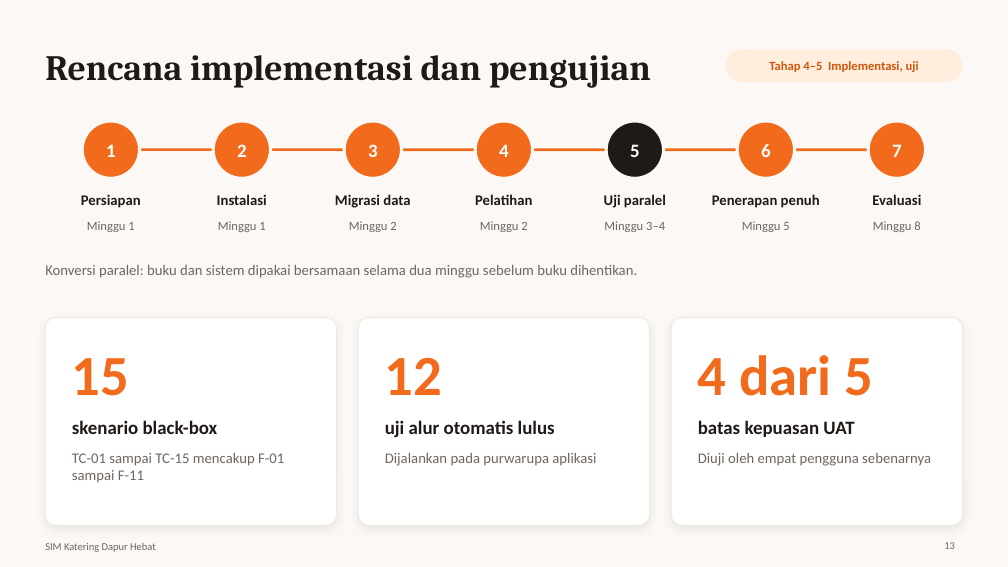
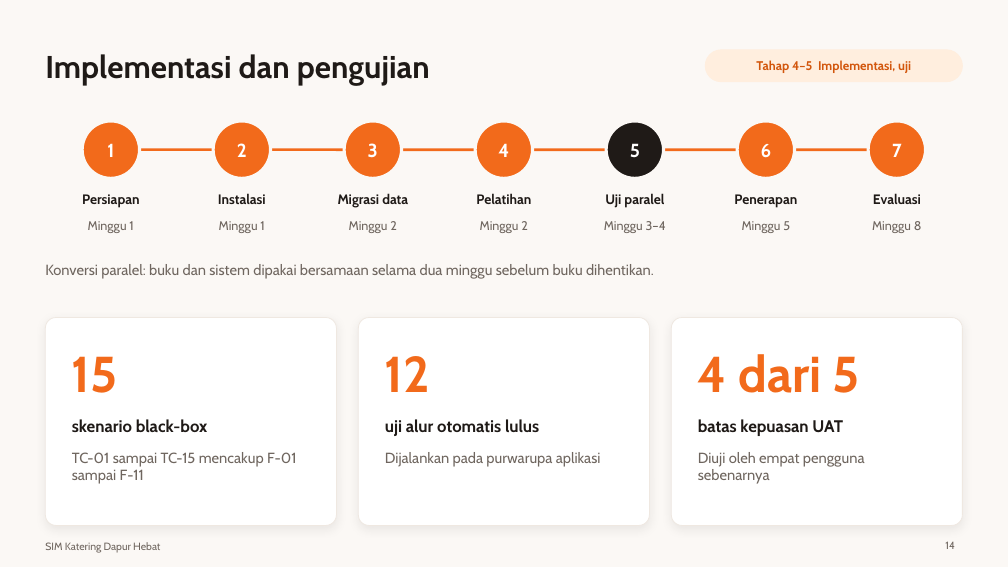
Before and after one commit to koriebruh/sim-katering-dapur-hebat, a slide deck: slide 14 of Presentasi-SIM-Katering-Dapur-Hebat.pptx (slide 13 before the commit). Drawn at 1008x567 pixels with LibreOffice and Linux fonts; fonts in the diff are those of the drawing. Boxes give left, top, right and bottom in pixels: in the first picture for what was removed or moved away, otherwise in the second. Text is boxed around its words. In the diff, an @@ line names an element or a change of style, - is before the commit and + after.

```diff
--- a/Presentasi-SIM-Katering-Dapur-Hebat.pptx
+++ b/Presentasi-SIM-Katering-Dapur-Hebat.pptx
@@ title at [45,54,430,85]: text changed; size 34 to 30 pt; font Cambria to Cabin @@
-Rencana implementasi dan pengujian
+Implementasi dan pengujian
@@ text "Tahap 4–5 Implementasi, uji": place and size @@
-text "Tahap 4–5 Implementasi, uji" at [769,61,919,72]
+text "Tahap 4–5 Implementasi, uji" at [756,60,911,74]
@@ rounded rectangle: place and size @@
-rounded rectangle at [726,50,963,82]
+rounded rectangle at [706,50,963,82]
@@ text at [734,194,797,208]: text changed; size 14 to 13 pt; font Calibri to Cabin @@
-Penerapan penuh
+Penerapan
@@ size 14 to 13 pt, font Calibri to Cabin in 6 elements at [338,193,408,208], [476,193,531,204], [605,193,664,208], [82,194,140,208], [218,193,266,204], [873,193,921,204] @@
@@ size 54 to 48 pt, font Calibri to Cabin in 3 elements at [72,356,118,393], [385,356,430,392], [698,354,860,393] @@
@@ size 18 to 16 pt, font Calibri to Cabin in 3 elements at [72,419,208,432], [385,419,539,436], [698,419,843,436] @@
@@ font Calibri to Cabin in 16 elements at [107,143,114,157], [88,221,133,233], [237,143,247,157], [219,221,264,233], [368,143,378,158], [349,221,397,233], [480,221,528,233], [604,221,666,233], [742,221,790,233], [872,221,922,233], [45,264,654,279], [72,452,297,484], [385,452,601,467], [698,452,865,484], [756,60,911,74], [45,542,160,553] @@
@@ page number at [945,541,955,549]: text changed; font Calibri to Cabin @@
-13
+14
```
Also in this commit, not shown: 14 other slides changed, 2 slides added, 9 other files.
